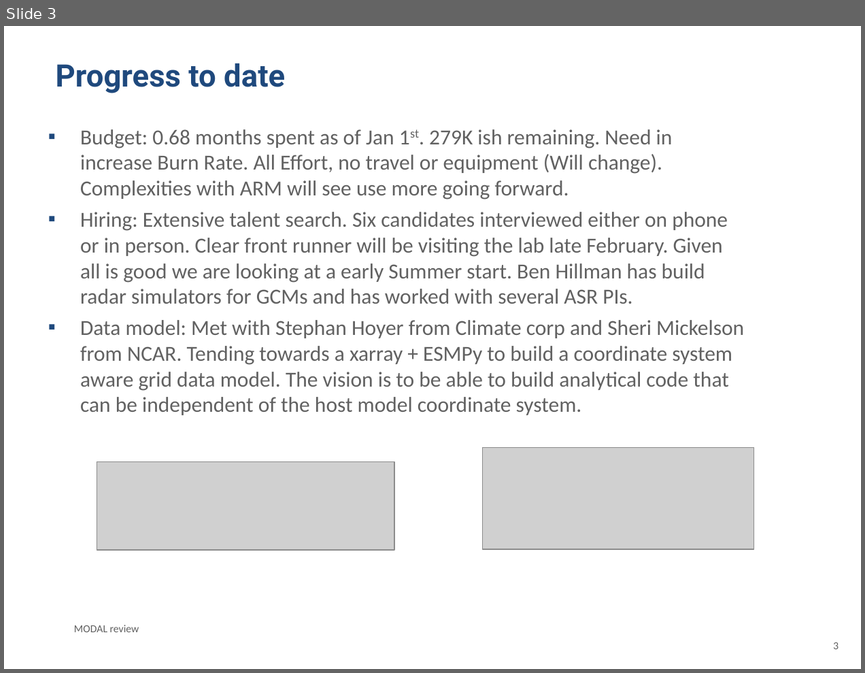
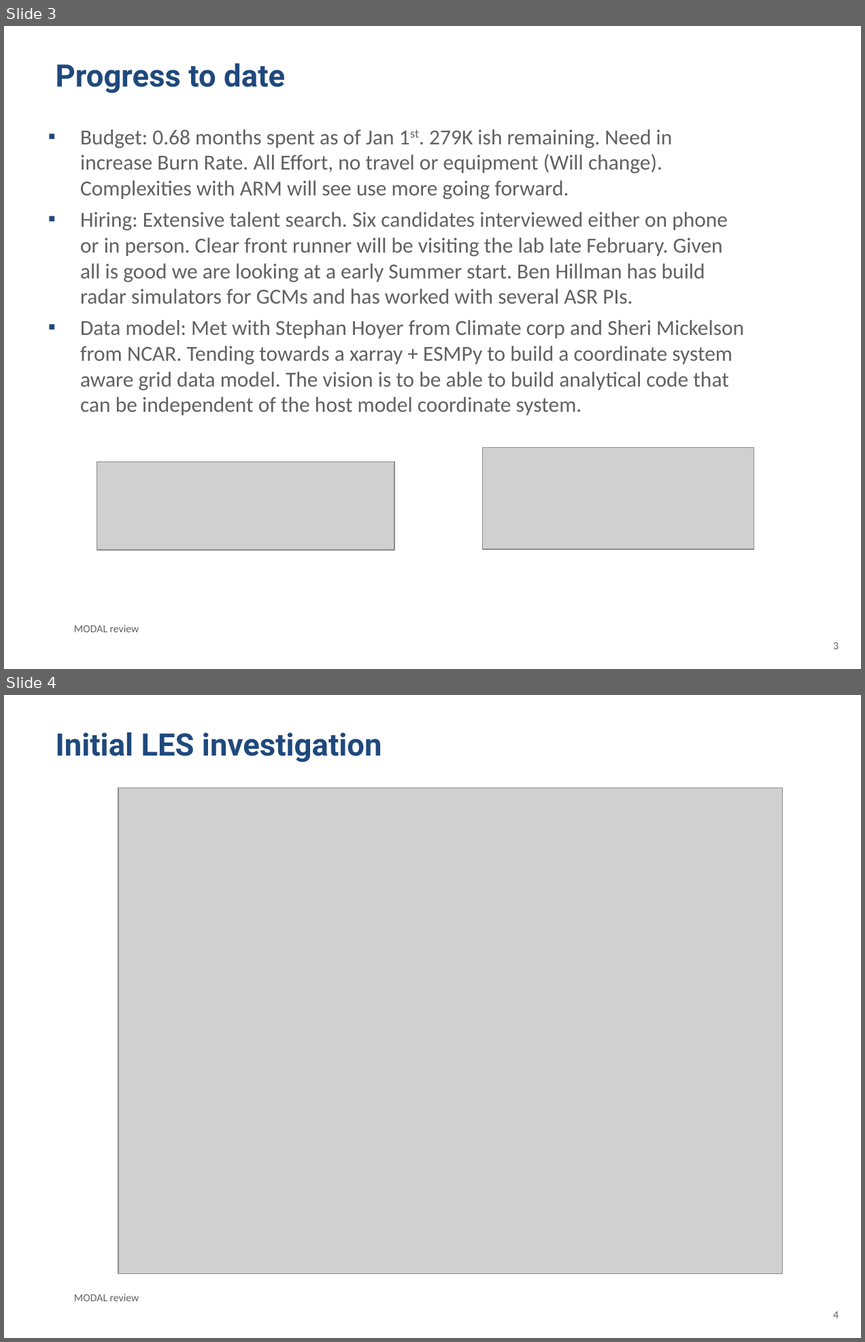
Before and after one commit to ANL-DIGR/Private_Notes, a slide deck: presentations/reviews/January_ANL_review.ppt. Shown one above the other, each under a label of ours: slide 3 before the commit, slides 3 and 4 after it. The pictures are 865x673 and 865x1342 pixels, drawn with LibreOffice and Linux fonts; fonts in the diff are those of the drawing; grey boxes stand for pictures; background and template pictures are left out. Boxes give left, top, right and bottom in pixels: in the first picture for what was removed or moved away, otherwise in the second. Text is boxed around its words. In the diff, an @@ line names an element or a change of style, - is before the commit and + after.

```diff
--- a/presentations/reviews/January_ANL_review.ppt
+++ b/presentations/reviews/January_ANL_review.ppt
@@ slide 4 added at bbox=[4, 695, 861, 1338], background #FFFFFF @@
@@ title added at bbox=[56, 732, 382, 762], 26 pt, text #1F497D, bold @@
+Initial LES investigation
@@ picture added at bbox=[118, 787, 782, 1273] @@
@@ text added at bbox=[74, 1293, 139, 1301], 9 pt, text #616161 @@
+MODAL review
@@ page number added at bbox=[833, 1311, 838, 1318], 9 pt, text #616161 @@
+4
```
Also in this commit, not shown: 3 other slides added, 1 other file.
